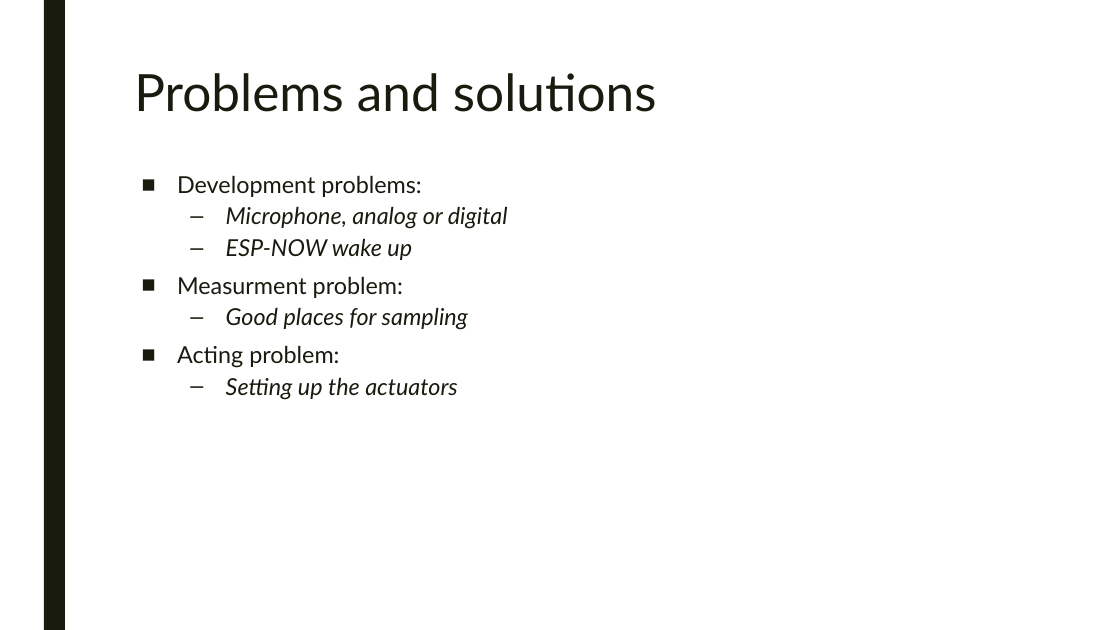
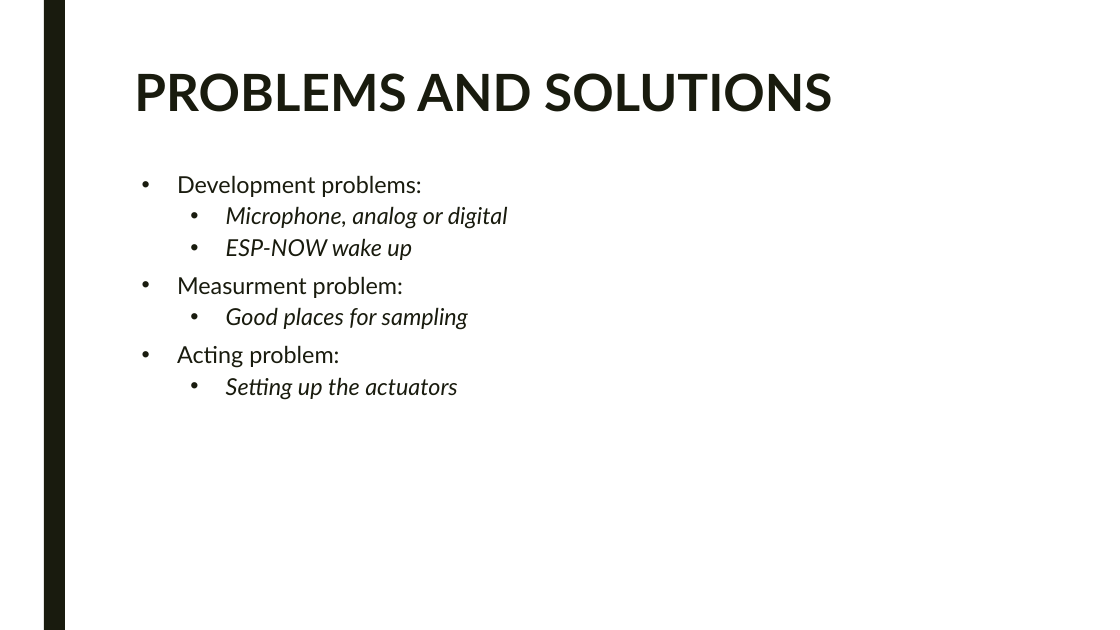
Before and after one commit to LorenzoPecorari/iot_project, a slide deck: slide 7 of presentation/intermediate_pres.pptx. Drawn at 1120x630 pixels with LibreOffice and Linux fonts; fonts in the diff are those of the drawing; background and template pictures are left out. Boxes give left, top, right and bottom in pixels: in the first picture for what was removed or moved away, otherwise in the second. Text is boxed around its words. In the diff, an @@ line names an element or a change of style, - is before the commit and + after.

```diff
--- a/presentation/intermediate_pres.pptx
+++ b/presentation/intermediate_pres.pptx
@@ title at (134,73,833,112): text changed; bold on @@
-Problems and solutions
+PROBLEMS AND SOLUTIONS
@@ text "Development problems:" at (177,175,508,400): bullet ■ to •; bullet – to • @@
```
Also in this commit, not shown: 4 other slides changed, 1 slide added, 1 slide removed.
